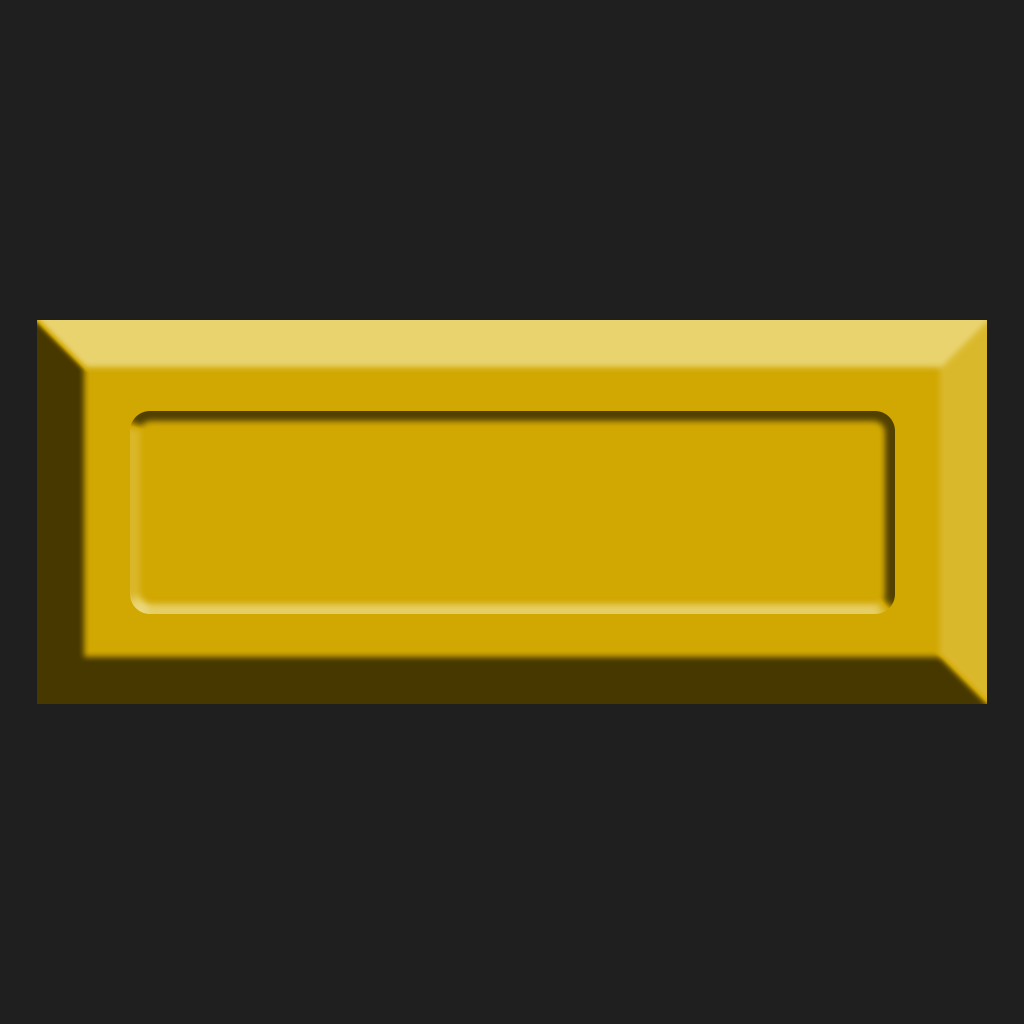
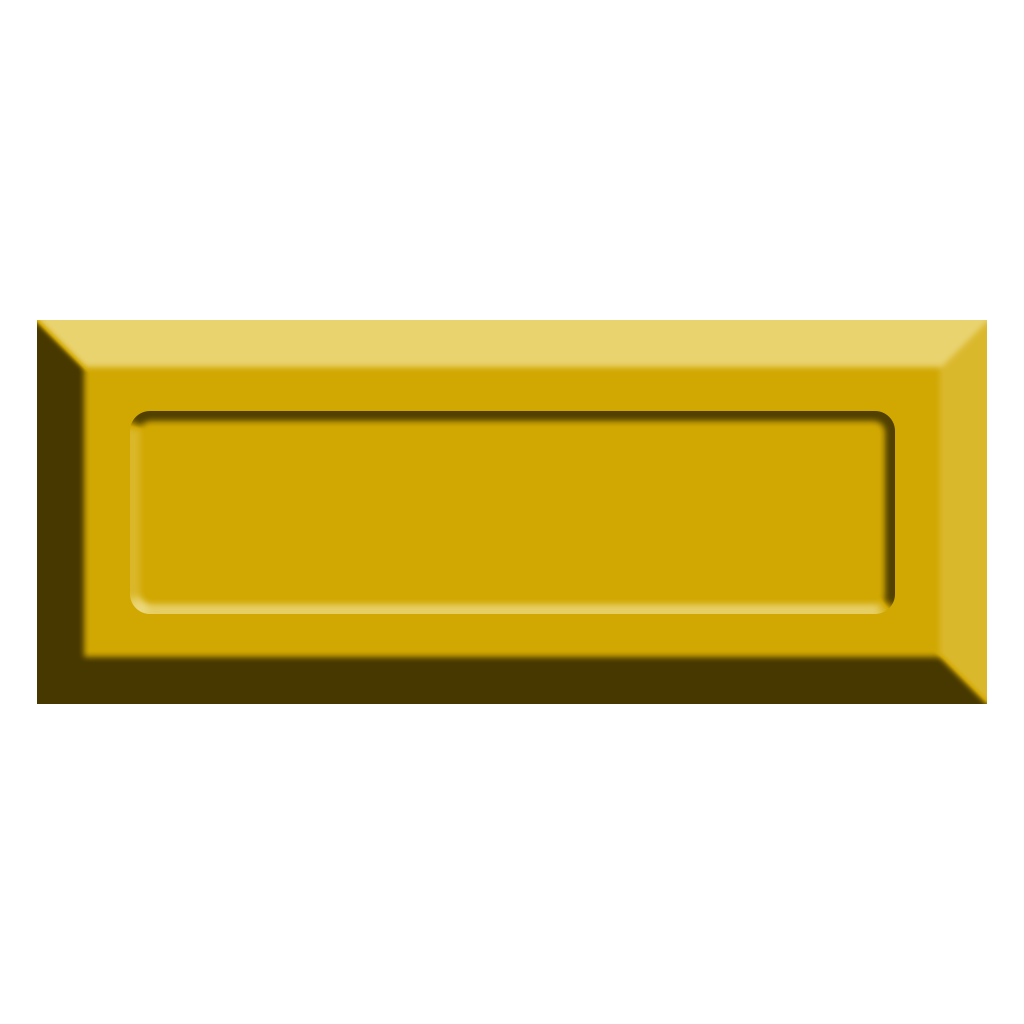
Layer changes from the first 1024 × 1024 image to the second:
hid "Background" over [0, 0, 1024, 1024]
